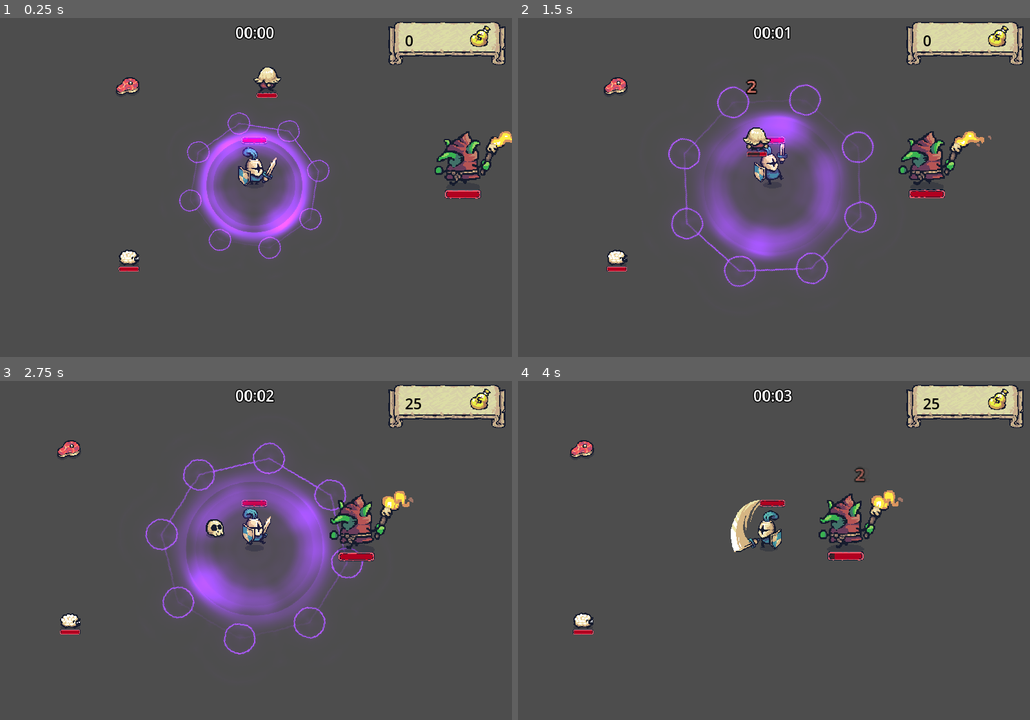
Above: before the commit, frames 1-4 (two rows, left to right).
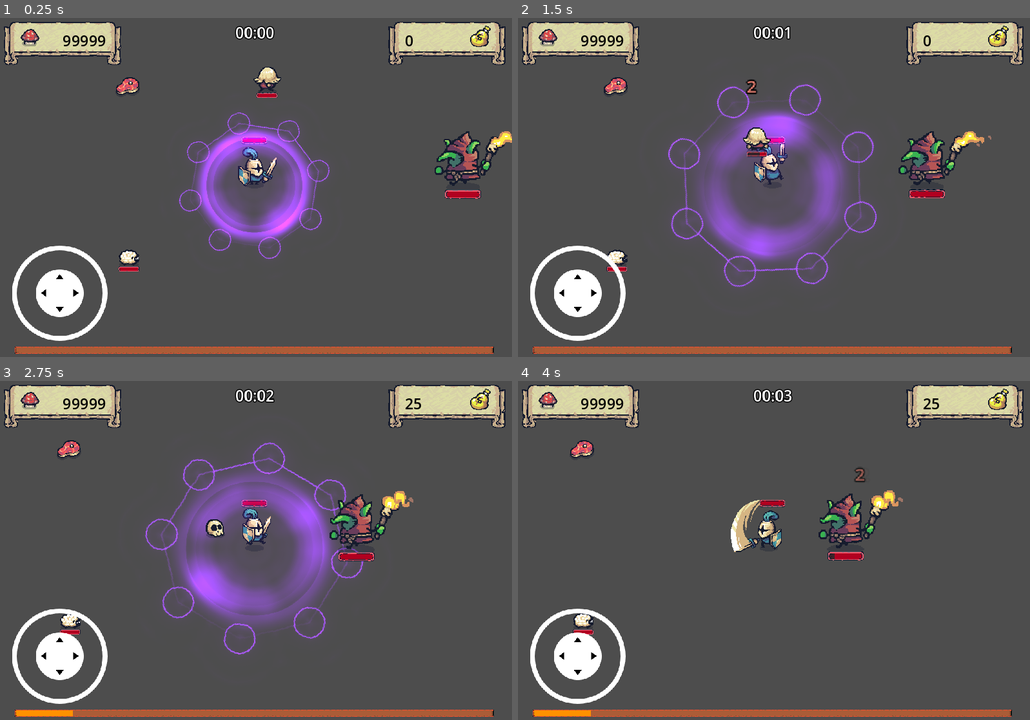
Above: after the commit, the same moments.

Repository: bluejynz/survivallike-godot
Game: Godot game, scene res://scenes/test_scenes/test_scene.tscn
The game is run twice, just before and just after one commit, with the same random seed, the same clock (stepped at 60 frames per second) and the same inputs. This scene is started directly instead of the project's main scene.
Inputs (mouse positions are in pixels of both pictures, inside the frame that each line leads up to):
- Up to frame 1 (0.25 s): no input
- Up to frame 2 (1.5 s): move the mouse to (886, 167) at 0.52 s; hold D (move_right) 0.53-1.25 s; click (886, 167) at 0.6 s; drag from (666, 201) to (774, 170) at 1.27 s
- Up to frame 3 (2.75 s): move the mouse to (307, 472) at 2.02 s; hold D (move_right) from 2.03 s (still down); click (307, 472) at 2.1 s
- Up to frame 4 (4 s): release D (move_right) at 2.75 s; drag from (748, 618) to (774, 530) at 2.77 s; move the mouse to (927, 601) at 3.52 s; hold A (move_left) from 3.53 s (still down); click (927, 601) at 3.6 s

The runs differ from the first frame. In frame 1, 6.3% of the frame differs, in the area x 0-97%, y 1-100%; in frame 2, 6.3%; in frame 3, 6.3%; in frame 4, 6.3%.
Error after the commit: Invalid access to property or key 'level' on a base object of type 'Nil'. (res://ui/game_ui.gd:10)

Commit message:
feat: starting to implement new leveling system

Diff:
--- a/entities/animals/sheep.tscn
+++ b/entities/animals/sheep.tscn
@@ -5,7 +5,7 @@
 [ext_resource type="Texture2D" uid="uid://7wikkhu31ck2" path="res://addons/Tiny Swords (Update 010)/Resources/Sheep/HappySheep_Bouncing.png" id="3_mnt3k"]
 [ext_resource type="Texture2D" uid="uid://66vk0ev7sgfh" path="res://addons/Tiny Swords (Update 010)/Resources/Sheep/HappySheep_Idle.png" id="4_u1ttg"]
 [ext_resource type="Script" path="res://entities/animals/behaviors/run_from_player.gd" id="5_kfe0h"]
-[ext_resource type="PackedScene" uid="uid://wqcq88uemdpm" path="res://misc/healt_bar.tscn" id="6_4tm5l"]
+[ext_resource type="PackedScene" uid="uid://wqcq88uemdpm" path="res://ui/healt_bar.tscn" id="6_iywpe"]
 
 [sub_resource type="AtlasTexture" id="AtlasTexture_km1um"]
 atlas = ExtResource("4_u1ttg")
@@ -133,6 +133,7 @@
 drop_items_and_chance = {
 ExtResource("2_wt07q"): 0.75
 }
+xp_given = 4
 
 [node name="AnimatedSprite2D" type="AnimatedSprite2D" parent="."]
 position = Vector2(0, -17)
@@ -157,5 +158,5 @@
 [node name="DamageDigitMarker" type="Marker2D" parent="."]
 position = Vector2(0, -29)
 
-[node name="HealtBar" parent="." instance=ExtResource("6_4tm5l")]
+[node name="HealtBar" parent="." instance=ExtResource("6_iywpe")]
 scale = Vector2(-0.236312, -0.208222)
--- a/entities/enemies/enemy.gd
+++ b/entities/enemies/enemy.gd
@@ -8,6 +8,7 @@
 @export_category("Drops")
 #@export var drop_chance: float = .1
 @export var drop_items_and_chance: Dictionary #[PackedScene, float]
+@export var xp_given: int = 50
 
 var damage_digit_prefab: PackedScene
 var meat_prefab: PackedScene
@@ -54,6 +55,7 @@
 		get_parent().add_child(death_object)
 
 	drop_items()
+	GameManager.mob_killed.emit(xp_given)
 
 	queue_free()
 
--- a/entities/enemies/goblin.tscn
+++ b/entities/enemies/goblin.tscn
@@ -5,7 +5,7 @@
 [ext_resource type="PackedScene" uid="uid://bafyuxh1t66wp" path="res://misc/golden_meat.tscn" id="3_iuapw"]
 [ext_resource type="Texture2D" uid="uid://2q0y6tyeoy03" path="res://addons/Tiny Swords (Update 010)/Factions/Goblins/Troops/Torch/Red/Torch_Red.png" id="3_wkdnc"]
 [ext_resource type="Script" path="res://entities/enemies/behaviors/follow_player.gd" id="4_x7djq"]
-[ext_resource type="PackedScene" uid="uid://wqcq88uemdpm" path="res://misc/healt_bar.tscn" id="6_2eqmw"]
+[ext_resource type="PackedScene" uid="uid://wqcq88uemdpm" path="res://ui/healt_bar.tscn" id="6_prxf0"]
 
 [sub_resource type="AtlasTexture" id="AtlasTexture_edcxj"]
 atlas = ExtResource("3_wkdnc")
@@ -71,6 +71,7 @@
 ExtResource("2_jbtvi"): 0.8,
 ExtResource("3_iuapw"): 0.1
 }
+xp_given = 26
 
 [node name="AnimatedSprite2D" type="AnimatedSprite2D" parent="."]
 position = Vector2(0, -32)
@@ -90,5 +91,5 @@
 [node name="DamageDigitMarker" type="Marker2D" parent="."]
 position = Vector2(0, -63.6364)
 
-[node name="HealtBar" parent="." instance=ExtResource("6_2eqmw")]
+[node name="HealtBar" parent="." instance=ExtResource("6_prxf0")]
 scale = Vector2(-0.236312, -0.208222)
--- a/entities/enemies/pawn.tscn
+++ b/entities/enemies/pawn.tscn
@@ -5,7 +5,7 @@
 [ext_resource type="Script" path="res://entities/enemies/enemy.gd" id="1_y81ao"]
 [ext_resource type="PackedScene" uid="uid://dsxjm4dfdh7uf" path="res://misc/money.tscn" id="2_vo7hr"]
 [ext_resource type="PackedScene" uid="uid://dqwqa8prc3hk0" path="res://misc/meat.tscn" id="3_kcjkp"]
-[ext_resource type="PackedScene" uid="uid://wqcq88uemdpm" path="res://misc/healt_bar.tscn" id="6_514to"]
+[ext_resource type="PackedScene" uid="uid://wqcq88uemdpm" path="res://ui/healt_bar.tscn" id="6_c8ddu"]
 
 [sub_resource type="AtlasTexture" id="AtlasTexture_pruve"]
 atlas = ExtResource("1_5mkyo")
@@ -67,6 +67,7 @@
 ExtResource("2_vo7hr"): 0.7,
 ExtResource("3_kcjkp"): 0.15
 }
+xp_given = 12
 
 [node name="AnimatedSprite2D" type="AnimatedSprite2D" parent="."]
 position = Vector2(0, -26)
@@ -85,5 +86,5 @@
 [node name="DamageDigitMarker" type="Marker2D" parent="."]
 position = Vector2(0, -42)
 
-[node name="HealtBar" parent="." instance=ExtResource("6_514to")]
+[node name="HealtBar" parent="." instance=ExtResource("6_c8ddu")]
 scale = Vector2(-0.236312, -0.208222)
--- a/game_manager.gd
+++ b/game_manager.gd
@@ -2,6 +2,8 @@
 
 signal gold_collected
 signal game_over
+signal mob_killed
+signal level_up
 
 var is_os_mobile: bool
 @onready var joystick: VirtualJoystick = get_node("/root/MainScene/GameUI/VirtualJoystick")
--- a/player/player.gd
+++ b/player/player.gd
@@ -6,19 +6,25 @@
 @onready var sword_area: Area2D = $SwordArea
 @onready var hitbox_area: Area2D = $HitboxArea
 @onready var health_bar: ProgressBar = $HealtBar/ProgressBar
+@onready var damage_digit_marker = $DamageDigitMarker
 
 @export_category("Movement")
 @export var speed: float = 3
+
 @export_category("Sword")
 @export var sword_damage: int = 2
+
 @export_category("Ritual")
 @export var ritual_damage: int = 1
 @export var ritual_interval: float = 15
 @export var ritual_prefab: PackedScene
+
 @export_category("Life")
 @export var death_prefab: PackedScene
 @export var max_health: int = 100
 @export var health: int = 100
+
+var level: int = 0
 
 var input_vector: Vector2 = Vector2(0, 0)
 var attack_cooldown: float = 0
@@ -28,8 +34,14 @@
 var was_running: bool = false
 var is_attacking: bool = false
 
+var damage_digit_prefab: PackedScene
+var level_up_display_prefab: PackedScene
+
 func _ready():
+	damage_digit_prefab = preload("res://ui/damage_digit.tscn")
+	level_up_display_prefab = preload("res://ui/level_up_display.tscn")
 	GameManager.player = self
+	GameManager.level_up.connect(level_up)
 
 func _process(delta: float) -> void:
 	GameManager.player_position = position
@@ -164,3 +176,17 @@
 	var ritual = ritual_prefab.instantiate()
 	ritual.damage_amount = ritual_damage
 	add_child(ritual)
+
+func level_up():
+	modulate = Color(2, 2, 1.5)
+	var tween = create_tween()
+	tween.set_ease(Tween.EASE_IN)
+	tween.set_trans(Tween.TRANS_QUINT)
+	tween.tween_property(self, "modulate", Color.WHITE, 1)
+
+	var level_up_display = level_up_display_prefab.instantiate()
+	if damage_digit_marker:
+		level_up_display.global_position = damage_digit_marker.global_position
+	else:
+		level_up_display.global_position = global_position
+	get_parent().add_child(level_up_display)
--- a/player/player.tscn
+++ b/player/player.tscn
@@ -1,9 +1,46 @@
-[gd_scene load_steps=18 format=3 uid="uid://cc3abgevaik7x"]
+[gd_scene load_steps=21 format=3 uid="uid://cc3abgevaik7x"]
 
 [ext_resource type="Script" path="res://player/player.gd" id="1_jook0"]
 [ext_resource type="Texture2D" uid="uid://chs26awqrak4l" path="res://addons/Tiny Swords (Update 010)/Factions/Knights/Troops/Warrior/Blue/Warrior_Blue.png" id="1_vs62s"]
 [ext_resource type="PackedScene" uid="uid://crkwf674sdxf2" path="res://misc/skull.tscn" id="2_updn1"]
-[ext_resource type="PackedScene" uid="uid://wqcq88uemdpm" path="res://misc/healt_bar.tscn" id="4_3ft26"]
+[ext_resource type="PackedScene" uid="uid://wqcq88uemdpm" path="res://ui/healt_bar.tscn" id="4_32as7"]
+
+[sub_resource type="Animation" id="Animation_hcx2p"]
+resource_name = "default"
+length = 1.5
+tracks/0/type = "value"
+tracks/0/imported = false
+tracks/0/enabled = true
+tracks/0/path = NodePath("Sprite2D:modulate")
+tracks/0/interp = 1
+tracks/0/loop_wrap = true
+tracks/0/keys = {
+"times": PackedFloat32Array(0, 1, 1.5),
+"transitions": PackedFloat32Array(1, 1, 0.3),
+"update": 0,
+"values": [Color(1, 1, 1, 1), Color(2, 2, 1.5, 1), Color(1, 1, 1, 1)]
+}
+
+[sub_resource type="Animation" id="Animation_4dggg"]
+length = 0.001
+tracks/0/type = "value"
+tracks/0/imported = false
+tracks/0/enabled = true
+tracks/0/path = NodePath("Sprite2D:modulate")
+tracks/0/interp = 1
+tracks/0/loop_wrap = true
+tracks/0/keys = {
+"times": PackedFloat32Array(0),
+"transitions": PackedFloat32Array(1),
+"update": 0,
+"values": [Color(1, 1, 1, 1)]
+}
+
+[sub_resource type="AnimationLibrary" id="AnimationLibrary_1cf6r"]
+_data = {
+"RESET": SubResource("Animation_4dggg"),
+"default": SubResource("Animation_hcx2p")
+}
 
 [sub_resource type="CircleShape2D" id="CircleShape2D_ovppi"]
 radius = 15.0352
@@ -261,6 +298,11 @@
 script = ExtResource("1_jook0")
 death_prefab = ExtResource("2_updn1")
 
+[node name="LevelUp" type="AnimationPlayer" parent="."]
+libraries = {
+"": SubResource("AnimationLibrary_1cf6r")
+}
+
 [node name="Sprite2D" type="Sprite2D" parent="."]
 position = Vector2(0, -34)
 texture = ExtResource("1_vs62s")
@@ -293,6 +335,9 @@
 shape = SubResource("CircleShape2D_somlw")
 debug_color = Color(0.898039, 0.294118, 0.301961, 0)
 
-[node name="HealtBar" parent="." instance=ExtResource("4_3ft26")]
+[node name="HealtBar" parent="." instance=ExtResource("4_32as7")]
 position = Vector2(0, -87.3611)
 scale = Vector2(0.296731, 0.296731)
+
+[node name="DamageDigitMarker" type="Marker2D" parent="."]
+position = Vector2(0, -104.833)
--- a/project.godot
+++ b/project.godot
@@ -61,6 +61,7 @@
 [input_devices]
 
 pointing/emulate_touch_from_mouse=true
+pointing/icon="res://icon.svg"
 
 [rendering]
 
--- a/scenes/main_scene.tscn
+++ b/scenes/main_scene.tscn
@@ -12,7 +12,6 @@
 [ext_resource type="PackedScene" uid="uid://daw5o3vind3k" path="res://misc/tree.tscn" id="5_dx70e"]
 [ext_resource type="PackedScene" uid="uid://dr3qj1p6e3mhm" path="res://misc/ritual.tscn" id="6_pjjix"]
 [ext_resource type="Script" path="res://systems/difficulty_system.gd" id="10_7rtxp"]
-[ext_resource type="PackedScene" uid="uid://dmr0fcamx7t56" path="res://addons/virtual_joystick/virtual_joystick_scene.tscn" id="13_h2s8d"]
 
 [sub_resource type="TileSetAtlasSource" id="TileSetAtlasSource_epcq5"]
 texture = ExtResource("1_gwd85")
@@ -253,10 +252,3 @@
 position = Vector2(751, 1374)
 
 [node name="GameUI" parent="." instance=ExtResource("3_ydcnf")]
-
-[node name="VirtualJoystick" parent="GameUI" instance=ExtResource("13_h2s8d")]
-unique_name_in_owner = true
-offset_left = -18.0
-offset_top = -284.0
-offset_right = 282.0
-offset_bottom = 16.0
--- a/ui/game_ui.gd
+++ b/ui/game_ui.gd
@@ -3,10 +3,16 @@
 
 @onready var timer_label: Label = %TimerLabel
 @onready var gold_label: Label = %GoldLabel
+@onready var level_label: Label = %LevelLabel
 
 func _ready():
 	gold_label.text = str(GameManager.gold_count)
+	level_label.text = str(GameManager.player.level)
+	GameManager.level_up.connect(updateLevel)
 
 func _process(delta):
 	gold_label.text = str(GameManager.gold_count)
 	timer_label.text = GameManager.elapsed_time_text
+
+func updateLevel():
+	level_label.text = str(GameManager.player.level)
--- a/ui/game_ui.tscn
+++ b/ui/game_ui.tscn
@@ -1,8 +1,11 @@
-[gd_scene load_steps=10 format=3 uid="uid://fgb00tra0pdh"]
+[gd_scene load_steps=13 format=3 uid="uid://fgb00tra0pdh"]
 
 [ext_resource type="Script" path="res://ui/game_ui.gd" id="1_i6dvi"]
 [ext_resource type="Texture2D" uid="uid://l8xbfikn3c22" path="res://addons/Tiny Swords (Update 010)/UI/Banners/Banner_Horizontal.png" id="2_yyxpn"]
 [ext_resource type="Texture2D" uid="uid://cqd4mninqfa6p" path="res://addons/Tiny Swords (Update 010)/Resources/Resources/G_Idle_(NoShadow).png" id="3_ku5sf"]
+[ext_resource type="PackedScene" uid="uid://dmr0fcamx7t56" path="res://addons/virtual_joystick/virtual_joystick_scene.tscn" id="4_vu3uj"]
+[ext_resource type="PackedScene" uid="uid://cqgp05g6xlj8o" path="res://ui/xp_bar.tscn" id="5_ksn06"]
+[ext_resource type="Texture2D" uid="uid://bbd6kmmu2clvo" path="res://addons/Tiny Swords (Update 010)/Deco/03.png" id="6_ukjbv"]
 
 [sub_resource type="SystemFont" id="SystemFont_8e83s"]
 font_names = PackedStringArray("Consolas")
@@ -57,7 +60,7 @@
 horizontal_alignment = 1
 vertical_alignment = 1
 
-[node name="Panel" type="Panel" parent="."]
+[node name="GoldPanel" type="Panel" parent="."]
 anchors_preset = 1
 anchor_left = 1.0
 anchor_right = 1.0
@@ -69,7 +72,7 @@
 size_flags_horizontal = 4
 theme_override_styles/panel = SubResource("StyleBoxTexture_ty5ng")
 
-[node name="GoldLabel" type="Label" parent="Panel"]
+[node name="GoldLabel" type="Label" parent="GoldPanel"]
 unique_name_in_owner = true
 layout_mode = 0
 offset_left = 35.0
@@ -80,10 +83,50 @@
 label_settings = SubResource("LabelSettings_pl84y")
 vertical_alignment = 1
 
-[node name="TextureRect" type="TextureRect" parent="Panel"]
+[node name="TextureRect" type="TextureRect" parent="GoldPanel"]
 layout_mode = 0
 offset_left = 164.0
 offset_top = 5.0
 offset_right = 220.0
 offset_bottom = 61.0
+scale = Vector2(1.01788, 1)
 texture = SubResource("AtlasTexture_vugcy")
+
+[node name="VirtualJoystick" parent="." instance=ExtResource("4_vu3uj")]
+unique_name_in_owner = true
+offset_left = -18.0
+offset_top = -284.0
+offset_right = 282.0
+offset_bottom = 16.0
+
+[node name="XpBar" parent="." instance=ExtResource("5_ksn06")]
+unique_name_in_owner = true
+
+[node name="LevelPanel" type="Panel" parent="."]
+offset_left = 14.0
+offset_top = 16.0
+offset_right = 262.0
+offset_bottom = 113.0
+size_flags_horizontal = 4
+theme_override_styles/panel = SubResource("StyleBoxTexture_ty5ng")
+
+[node name="LevelLabel" type="Label" parent="LevelPanel"]
+unique_name_in_owner = true
+layout_mode = 0
+offset_left = 97.0
+offset_top = 17.0
+offset_right = 216.0
+offset_bottom = 50.0
+text = "99999"
+label_settings = SubResource("LabelSettings_pl84y")
+horizontal_alignment = 2
+vertical_alignment = 1
+
+[node name="TextureRect" type="TextureRect" parent="LevelPanel"]
+layout_mode = 0
+offset_left = 22.0
+offset_top = 3.0
+offset_right = 86.0
+offset_bottom = 67.0
+scale = Vector2(1.01788, 1)
+texture = ExtResource("6_ukjbv")
--- /dev/null
+++ b/ui/level_up_display.tscn
@@ -0,0 +1,137 @@
+[gd_scene load_steps=6 format=3 uid="uid://dmc4umokh5el"]
+
+[sub_resource type="SystemFont" id="SystemFont_jgdt3"]
+font_names = PackedStringArray("Consolas")
+font_weight = 999
+
+[sub_resource type="LabelSettings" id="LabelSettings_fn2nq"]
+font = SubResource("SystemFont_jgdt3")
+font_size = 24
+outline_size = 8
+outline_color = Color(0, 0, 0, 1)
+
+[sub_resource type="Animation" id="Animation_fy5op"]
+length = 0.001
+tracks/0/type = "value"
+tracks/0/imported = false
+tracks/0/enabled = true
+tracks/0/path = NodePath("Node2D:position")
+tracks/0/interp = 1
+tracks/0/loop_wrap = true
+tracks/0/keys = {
+"times": PackedFloat32Array(0),
+"transitions": PackedFloat32Array(1),
+"update": 0,
+"values": [Vector2(0, 0)]
+}
+tracks/1/type = "value"
+tracks/1/imported = false
+tracks/1/enabled = true
+tracks/1/path = NodePath("Node2D:scale")
+tracks/1/interp = 1
+tracks/1/loop_wrap = true
+tracks/1/keys = {
+"times": PackedFloat32Array(0),
+"transitions": PackedFloat32Array(1),
+"update": 0,
+"values": [Vector2(1, 1)]
+}
+tracks/2/type = "value"
+tracks/2/imported = false
+tracks/2/enabled = true
+tracks/2/path = NodePath("Node2D:modulate")
+tracks/2/interp = 1
+tracks/2/loop_wrap = true
+tracks/2/keys = {
+"times": PackedFloat32Array(0),
+"transitions": PackedFloat32Array(1),
+"update": 0,
+"values": [Color(1, 1, 1, 1)]
+}
+
+[sub_resource type="Animation" id="Animation_6imlb"]
+resource_name = "default"
+tracks/0/type = "value"
+tracks/0/imported = false
+tracks/0/enabled = true
+tracks/0/path = NodePath("Node2D:position")
+tracks/0/interp = 1
+tracks/0/loop_wrap = true
+tracks/0/keys = {
+"times": PackedFloat32Array(0, 1),
+"transitions": PackedFloat32Array(0.15, 1),
+"update": 0,
+"values": [Vector2(0, 10), Vector2(0, -20)]
+}
+tracks/1/type = "value"
+tracks/1/imported = false
+tracks/1/enabled = true
+tracks/1/path = NodePath("Node2D:scale")
+tracks/1/interp = 1
+tracks/1/loop_wrap = true
+tracks/1/keys = {
+"times": PackedFloat32Array(0, 1),
+"transitions": PackedFloat32Array(0.25, 1),
+"update": 0,
+"values": [Vector2(1, 1), Vector2(1.5, 1.5)]
+}
+tracks/2/type = "value"
+tracks/2/imported = false
+tracks/2/enabled = true
+tracks/2/path = NodePath("Node2D:modulate")
+tracks/2/interp = 1
+tracks/2/loop_wrap = true
+tracks/2/keys = {
+"times": PackedFloat32Array(0, 1),
+"transitions": PackedFloat32Array(3, 1),
+"update": 0,
+"values": [Color(1, 1, 1, 1), Color(1, 1, 1, 0)]
+}
+tracks/3/type = "method"
+tracks/3/imported = false
+tracks/3/enabled = true
+tracks/3/path = NodePath(".")
+tracks/3/interp = 1
+tracks/3/loop_wrap = true
+tracks/3/keys = {
+"times": PackedFloat32Array(1),
+"transitions": PackedFloat32Array(1),
+"values": [{
+"args": [],
+"method": &"queue_free"
+}]
+}
+
+[sub_resource type="AnimationLibrary" id="AnimationLibrary_cvfqp"]
+_data = {
+"RESET": SubResource("Animation_fy5op"),
+"default": SubResource("Animation_6imlb")
+}
+
+[node name="LevelUpDisplay" type="Node2D"]
+
+[node name="Node2D" type="Node2D" parent="."]
+
+[node name="LevelUpDisplayLabel" type="Label" parent="Node2D"]
+anchors_preset = 7
+anchor_left = 0.5
+anchor_top = 1.0
+anchor_right = 0.5
+anchor_bottom = 1.0
+offset_left = -50.0
+offset_top = -38.0
+offset_right = 51.0
+grow_horizontal = 2
+grow_vertical = 0
+size_flags_horizontal = 4
+size_flags_vertical = 8
+text = "Level Up"
+label_settings = SubResource("LabelSettings_fn2nq")
+horizontal_alignment = 1
+vertical_alignment = 1
+
+[node name="AnimationPlayer" type="AnimationPlayer" parent="."]
+libraries = {
+"": SubResource("AnimationLibrary_cvfqp")
+}
+autoplay = "default"
--- /dev/null
+++ b/ui/xp_bar.gd
@@ -0,0 +1,22 @@
+class_name XpBar
+extends Control
+
+@onready var progress_bar: ProgressBar = $ProgressBar
+var max_xp: int = 100
+var current_xp: int = 0
+
+func _ready():
+	progress_bar.max_value = max_xp
+	progress_bar.value = current_xp
+	GameManager.mob_killed.connect(gain_xp)
+
+func gain_xp(value: int) -> void:
+	current_xp += value
+	level_up()
+	progress_bar.value = current_xp
+
+func level_up():
+	if current_xp >= max_xp:
+		current_xp = 0
+		GameManager.player.level += 1
+		GameManager.level_up.emit()
--- /dev/null
+++ b/ui/xp_bar.tscn
@@ -0,0 +1,87 @@
+[gd_scene load_steps=8 format=3 uid="uid://cqgp05g6xlj8o"]
+
+[ext_resource type="Texture2D" uid="uid://churmh50ehhtd" path="res://addons/HealthBar/healthbar_bg.png" id="1_5r4cw"]
+[ext_resource type="Script" path="res://ui/xp_bar.gd" id="1_bo6p3"]
+[ext_resource type="Texture2D" uid="uid://hxdtmipet5ga" path="res://addons/HealthBar/healthbar.png" id="2_25o2v"]
+
+[sub_resource type="StyleBoxTexture" id="StyleBoxTexture_igv1p"]
+texture = ExtResource("1_5r4cw")
+texture_margin_left = 40.0
+texture_margin_top = 16.0
+texture_margin_right = 40.0
+texture_margin_bottom = 20.0
+axis_stretch_horizontal = 2
+axis_stretch_vertical = 2
+region_rect = Rect2(12, 8, 168, 40)
+modulate_color = Color(1, 0.882054, 0.445368, 1)
+
+[sub_resource type="StyleBoxEmpty" id="StyleBoxEmpty_5u7ey"]
+
+[sub_resource type="StyleBoxFlat" id="StyleBoxFlat_my02k"]
+bg_color = Color(1, 0.568627, 0, 1)
+
+[sub_resource type="StyleBoxTexture" id="StyleBoxTexture_veqqs"]
+texture = ExtResource("2_25o2v")
+texture_margin_left = 28.0
+texture_margin_top = 20.0
+texture_margin_right = 24.0
+texture_margin_bottom = 24.0
+axis_stretch_horizontal = 2
+axis_stretch_vertical = 2
+region_rect = Rect2(4, 0, 184, 60)
+modulate_color = Color(1, 0.882353, 0.447059, 1)
+
+[node name="XpBar" type="Control"]
+layout_mode = 3
+anchors_preset = 7
+anchor_left = 0.5
+anchor_top = 1.0
+anchor_right = 0.5
+anchor_bottom = 1.0
+offset_top = -4.0
+offset_bottom = -4.0
+grow_horizontal = 2
+grow_vertical = 0
+scale = Vector2(0.187481, 0.187481)
+script = ExtResource("1_bo6p3")
+
+[node name="BackgroundPanel" type="Panel" parent="."]
+layout_mode = 1
+anchors_preset = 7
+anchor_left = 0.5
+anchor_top = 1.0
+anchor_right = 0.5
+anchor_bottom = 1.0
+offset_left = -2668.0
+offset_top = -96.0
+offset_right = 2667.0
+offset_bottom = -19.0
+grow_horizontal = 2
+grow_vertical = 0
+theme_override_styles/panel = SubResource("StyleBoxTexture_igv1p")
+
+[node name="ProgressBar" type="ProgressBar" parent="."]
+offset_left = -2672.0
+offset_top = -91.0
+offset_right = 2672.0
+offset_bottom = -17.0
+theme_override_styles/background = SubResource("StyleBoxEmpty_5u7ey")
+theme_override_styles/fill = SubResource("StyleBoxFlat_my02k")
+value = 61.83
+rounded = true
+show_percentage = false
+
+[node name="FrontPanel" type="Panel" parent="."]
+layout_mode = 1
+anchors_preset = 7
+anchor_left = 0.5
+anchor_top = 1.0
+anchor_right = 0.5
+anchor_bottom = 1.0
+offset_left = -2678.0
+offset_top = -101.0
+offset_right = 2677.0
+offset_bottom = -8.0
+grow_horizontal = 2
+grow_vertical = 0
+theme_override_styles/panel = SubResource("StyleBoxTexture_veqqs")
Not shown: 1 places in scenes/main_scene.tscn that only renumber resources
Not shown: 3 places in ui/healt_bar.tscn that only renumber resources
